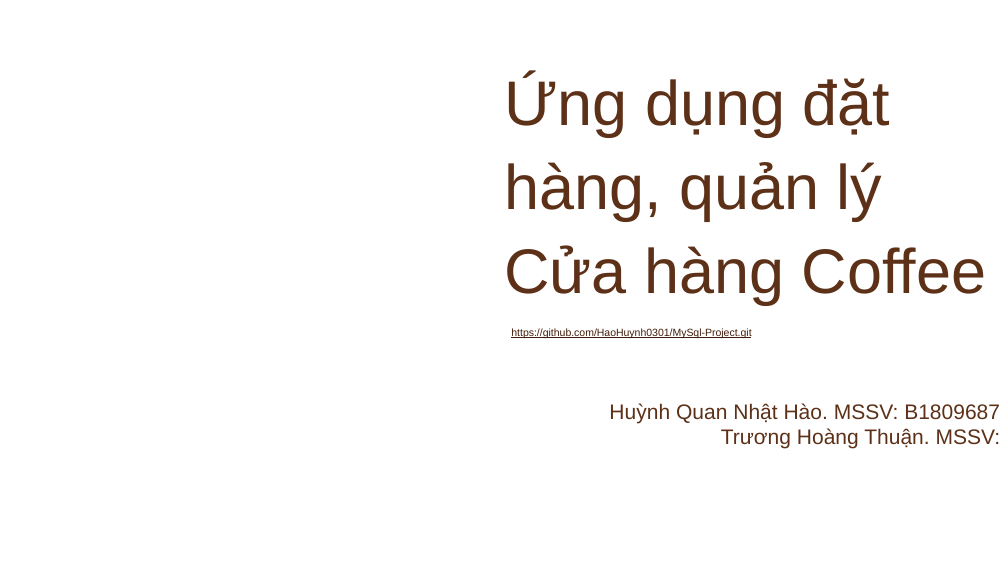
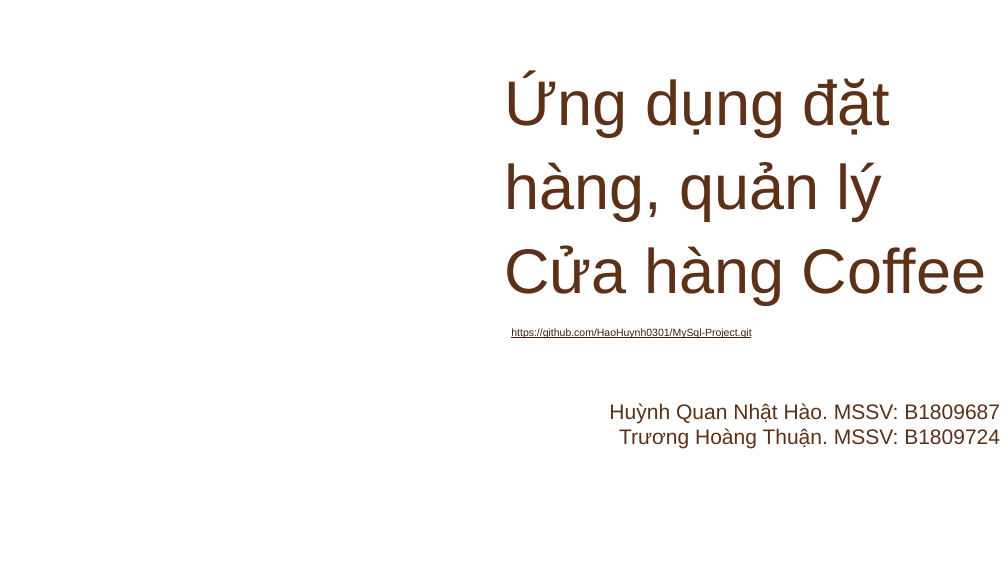
Before and after one commit to HaoHuynh0301/Coffeeshop-Management-System, a slide deck: slide 1 of PowerPoint/Presentation_template.pptx. Drawn at 1008x567 pixels with LibreOffice and Linux fonts; fonts in the diff are those of the drawing; background and template pictures are left out. Boxes give left, top, right and bottom in pixels: in the first picture for what was removed or moved away, otherwise in the second. Text is boxed around its words. In the diff, an @@ line names an element or a change of style, - is before the commit and + after.

```diff
--- a/PowerPoint/Presentation_template.pptx
+++ b/PowerPoint/Presentation_template.pptx
@@ text at (x1=619, y1=428, x2=1000, y2=448): text changed @@
-Trương Hoàng Thuận. MSSV:
+Trương Hoàng Thuận. MSSV: B1809724
```
Also in this commit, not shown: 5 other files.
